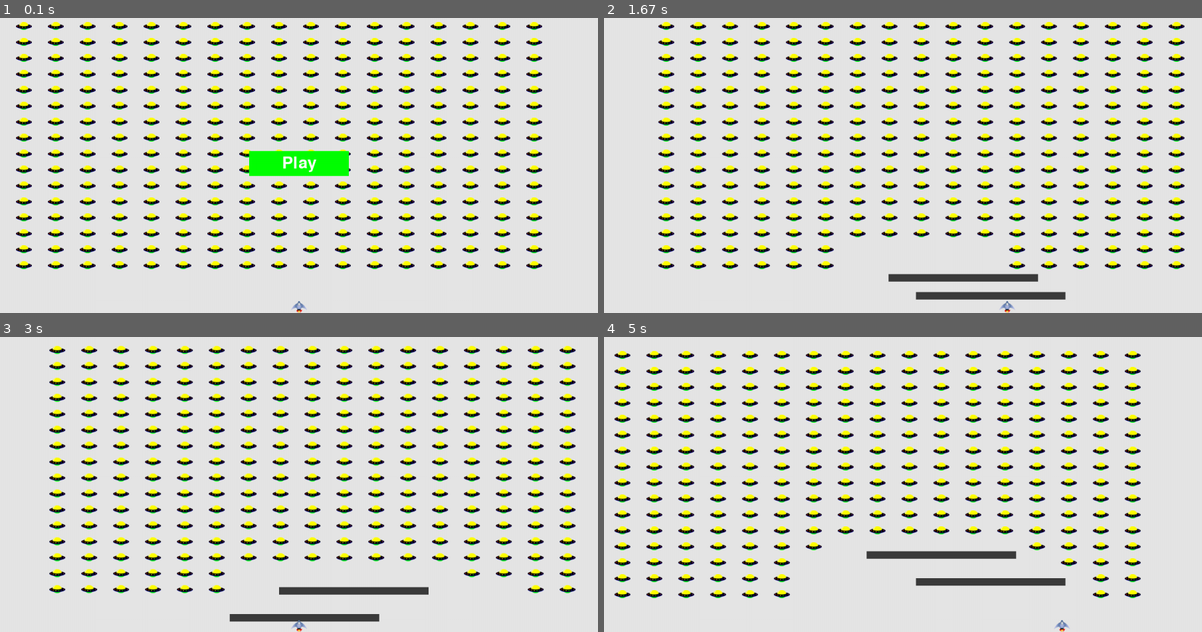
Above: before the commit, frames 1-4 (two rows, left to right).
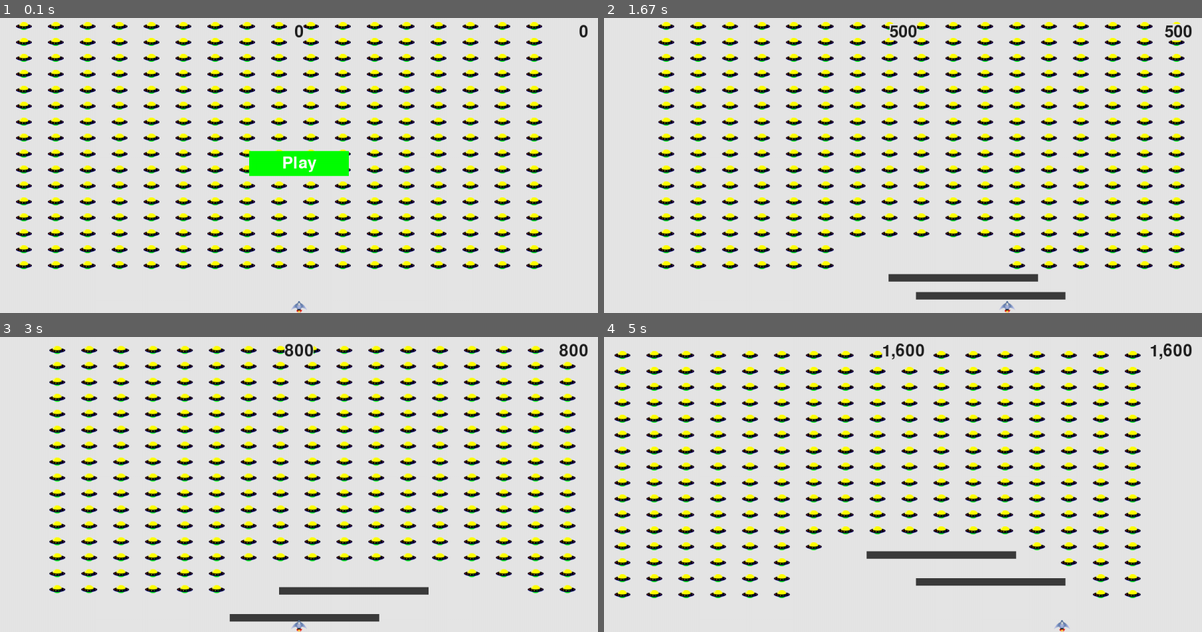
Above: after the commit, the same moments.

Repository: GitJavaProgramming/python_study
Game: pygame game, started from game/alien_invasion.py
Same seed, same stepped clock (60 frames per second), same inputs: the game is played once before the commit and once after it.
Inputs:
- Up to frame 1 (0.1 s): no input
- Up to frame 2 (1.67 s): click "Play" at 0.38 s; tap Space at 0.67, 1.07, 1.37, 1.57 s; hold Right 1-1.47 s; hold Right from 1.5 s (still down)
- Up to frame 3 (3 s): tap Space at 1.87, 2.07, 2.37, 2.63, 2.93 s; release Right at 1.97 s; hold Left 2-2.53 s; hold Left 2.57-2.97 s
- Up to frame 4 (5 s): hold Right 3-3.63 s; tap Space at 3.07, 3.37, 3.73, 4.03, 4.23, 4.53, 4.73 s; hold Left 3.67-4.13 s; hold Right 4.17-4.63 s; hold Right from 4.67 s (still down)

The runs differ from the first frame. In frame 1, less than 0.1% of the frame differs, in the area x 49-99%, y 2-7%; in frame 2, 0.3%; in frame 3, 0.3%; in frame 4, 0.4%, in the area x 46-99%, y 2-8%.

Commit message:
屏幕中央显示最高得分

Diff:
--- a/game/alien_invasion.py
+++ b/game/alien_invasion.py
@@ -5,6 +5,7 @@
 import py_pkg_games.game_functions as game_funcs
 from game.button import Button
 from game.game_stats import GameStats
+from game.scoreboard import Scoreboard
 from game.settings import Settings
 from game.ship import Ship
 
@@ -31,6 +32,7 @@
 
     # 游戏统计信息
     stats = GameStats(cfg)
+    sb = Scoreboard(cfg, screen, stats)
 
     # 按钮控制
     play_button = Button(cfg, screen, "Play")
@@ -41,9 +43,9 @@
         game_funcs.check_events(cfg, screen, ship, bullets, aliens, stats, play_button)
         if stats.game_active:
             ship.update()
-            game_funcs.update_bullets(cfg, screen, ship, bullets, aliens)
+            game_funcs.update_bullets(cfg, screen, ship, bullets, aliens, stats, sb)
             game_funcs.update_aliens(cfg, screen, ship, bullets, aliens, stats)
-        game_funcs.update_screen(cfg, screen, ship, bullets, aliens, stats, play_button)
+        game_funcs.update_screen(cfg, screen, ship, bullets, aliens, stats, play_button, sb)
 
 
 # main entry
--- a/game/game_stats.py
+++ b/game/game_stats.py
@@ -5,5 +5,8 @@
         self.reset_stats()
         self.game_active = False  # 游戏开始由外部控制
 
+        self.high_score = 0
+
     def reset_stats(self):
         self.ships_left = self.cfg.ship_limit
+        self.score = 0
--- /dev/null
+++ b/game/scoreboard.py
@@ -0,0 +1,38 @@
+import pygame.sysfont
+
+
+class Scoreboard():
+    def __init__(self, cfg, screen, stats):
+        self.cfg = cfg
+        self.screen = screen
+        self.screen_rect = screen.get_rect()
+        self.stats = stats
+
+        self.text_color = (30, 30, 30)
+        self.font = pygame.font.SysFont(None, 48)
+        # 准备包含当前得分和最高分图形
+        self.prep_score()
+        self.prep_high_score()
+
+    def prep_score(self):
+        # round 让小数精确到小数点后多少位
+        rounded_score = int(round(self.stats.score, -1))
+        # score_str = str(self.stats.score)
+        score_str = "{:,}".format(rounded_score)
+        self.score_image = self.font.render(score_str, True, self.text_color, self.cfg.bg_color)
+        self.score_rect = self.score_image.get_rect()
+        self.score_rect.right = self.screen_rect.right - 20
+        self.score_rect.top = 20
+
+    def prep_high_score(self):
+        high_score = int(round(self.stats.high_score, -1))
+        high_score_str = "{:,}".format(high_score)
+        self.high_score_image = self.font.render(high_score_str, True, self.text_color, self.cfg.bg_color)
+        # 最高分显示在屏幕顶部中央
+        self.high_score_rect = self.high_score_image.get_rect()
+        self.high_score_rect.centerx = self.screen_rect.centerx
+        self.high_score_rect.top = self.score_rect.top
+
+    def show_score(self):
+        self.screen.blit(self.score_image, self.score_rect)
+        self.screen.blit(self.high_score_image, self.high_score_rect)
--- a/game/settings.py
+++ b/game/settings.py
@@ -27,8 +27,13 @@
         self.bullet_speed_factor = 3
         self.alien_speed_factor = 1
         self.fleet_direction = 1
+        # 初始分数
+        self.alien_points = 50
 
     def increase_speed(self):
         self.ship_speed_factor *= self.speedup_scale
         self.bullet_speed_factor *= self.speedup_scale
         self.alien_speed_factor *= self.speedup_scale
+
+        self.alien_points = int(self.alien_points * self.score_scale)
+        print(self.alien_points)
--- a/py_pkg_games/game_functions.py
+++ b/py_pkg_games/game_functions.py
@@ -7,8 +7,7 @@
 from game.alien import Alien
 from game.bullet import Bullet
 
-'''
-事件处理
+''' 事件处理
 '''
 
 
@@ -66,26 +65,31 @@
         ship.center_ship()
 
 
-'''
-更新子弹相关信息
+''' 更新子弹相关信息
 '''
 
 
 # 更新子弹的位置，并删除已消失的子弹
-def update_bullets(cfg, screen, ship, bullets, aliens):
+def update_bullets(cfg, screen, ship, bullets, aliens, stats, sb):
     bullets.update()
     # 从内存bullets中删除已消失的子弹
     for bullet in bullets.copy():
         if bullet.rect.bottom <= 0:
             bullets.remove(bullet)
     print(len(bullets))
-    check_bullet_alien_collisions(cfg, screen, ship, bullets, aliens)
+    check_bullet_alien_collisions(cfg, screen, ship, bullets, aliens, stats, sb)
 
 
 # 判断子弹是否击中外星人
-def check_bullet_alien_collisions(cfg, screen, ship, bullets, aliens):
+def check_bullet_alien_collisions(cfg, screen, ship, bullets, aliens, stats, sb):
     # 碰撞检测，子弹击中就删除外星人
     collisions = pygame.sprite.groupcollide(bullets, aliens, True, True)
+
+    if collisions:
+        for aliens in collisions.values():
+            stats.score += cfg.alien_points * len(aliens)
+            sb.prep_score()
+        check_high_score(stats, sb)
 
     if len(aliens) == 0:
         bullets.empty()
@@ -178,8 +182,7 @@
             break
 
 
-'''
-游戏的统计信息
+''' 游戏的统计信息
 '''
 
 
@@ -200,13 +203,18 @@
         pygame.mouse.set_visible(True)
 
 
-'''
-更新屏幕信息
+def check_high_score(stats, sb):
+    if stats.score > stats.high_score:
+        stats.high_score = stats.score
+        sb.prep_high_score()
+
+
+''' 更新屏幕信息
 '''
 
 
 # 更新屏幕
-def update_screen(cfg, screen, ship, bullets, aliens, stats, play_button):
+def update_screen(cfg, screen, ship, bullets, aliens, stats, play_button, sb):
     screen.fill(cfg.bg_color)
 
     # 重绘子弹
@@ -216,7 +224,11 @@
     ship.blitme()
     aliens.draw(screen)
 
+    # 显示得分
+    sb.show_score()
+
     if not stats.game_active:
         play_button.draw_button()
 
+    # 让最近绘制的屏幕可见
     pygame.display.flip()
